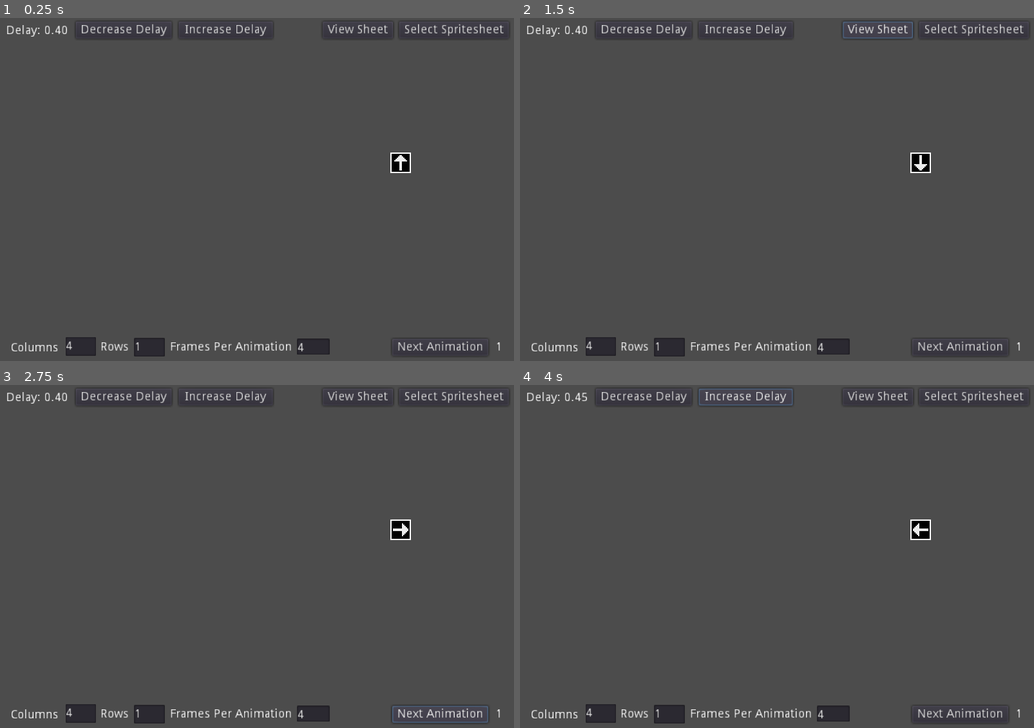
Above: before the commit, frames 1-4 (two rows, left to right).
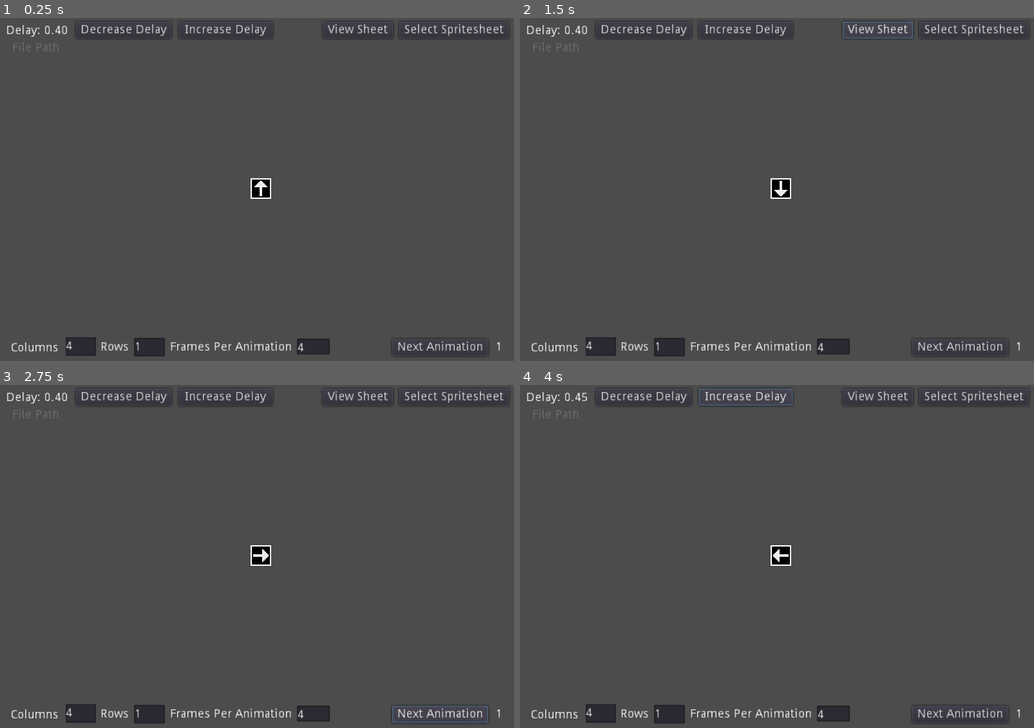
Above: after the commit, the same moments.

Repository: pixelartrpg/GodotTutorials
Game: Godot game, scene res://Spritesheet Animator.tscn
Same seed, same stepped clock (60 frames per second), same inputs: the game is played once before the commit and once after it.
Inputs:
- Up to frame 1 (0.25 s): no input
- Up to frame 2 (1.5 s): click "View Sheet" at 0.5 s; click "Hide Sheet" at 1.25 s
- Up to frame 3 (2.75 s): click "Next Animation" at 2 s
- Up to frame 4 (4 s): click "Next Animation" at 2.75 s; click "Increase Delay" at 3.5 s

The runs differ from the first frame. In frame 1, 0.5% of the frame differs, in the area x 2-80%, y 7-53%; in frame 2, 0.5%; in frame 3, 0.5%; in frame 4, 0.5%.

Commit message:
Changes!

Diff:
--- a/Spritesheet Animator/Spritesheet Animator.gd
+++ b/Spritesheet Animator/Spritesheet Animator.gd
@@ -48,7 +48,7 @@
 	texture.create_from_image(image, 0)
 	$Sprite.texture = texture
 	$Preview.texture = texture
-
+	$FileName.text = $FileDialog.current_file
 
 func _physics_process(delta):
 	if selected:
@@ -106,18 +106,20 @@
 
 func _on_PreviewArea_input_event(viewport, event, shape_idx):
 	if Input.is_action_just_pressed("rightclick"):
-		$Preview.scale.x += 1
-		$Preview.scale.y += 1
+		$Preview.scale.x += 0.5
+		$Preview.scale.y += 0.5
 		#print($Sprite.scale.x);
 		if($Preview.scale.x >= 4):
-			$Preview.scale.x = 1
-			$Preview.scale.y = 1
+			$Preview.scale.x = .5
+			$Preview.scale.y = .5
 
 
 func _on_Button3_pressed():
 	if $Button3.text == "View Sheet":
 		$Button3.text = "Hide Sheet"
+		$Sprite.visible = false
 		$Preview.visible = true
 	else:
 		$Button3.text = "View Sheet"
 		$Preview.visible = false
+		$Sprite.visible = true
--- a/Spritesheet Animator/Spritesheet Animator.tscn
+++ b/Spritesheet Animator/Spritesheet Animator.tscn
@@ -13,7 +13,7 @@
 script = ExtResource( 2 )
 
 [node name="Sprite" type="Sprite" parent="."]
-position = Vector2( 468, 169 )
+position = Vector2( 305, 199 )
 scale = Vector2( 1.5, 1.5 )
 texture = ExtResource( 1 )
 hframes = 4
@@ -147,6 +147,14 @@
 margin_bottom = 24.0
 text = "View Sheet"
 
+[node name="FileName" type="Label" parent="."]
+modulate = Color( 1, 1, 1, 0.211765 )
+margin_left = 15.0
+margin_top = 28.0
+margin_right = 591.0
+margin_bottom = 42.0
+text = "File Path"
+
 [connection signal="input_event" from="Sprite/Area2D" to="." method="_on_Area2D_input_event"]
 [connection signal="timeout" from="AnimationTimer" to="." method="_on_AnimationTimer_timeout"]
 [connection signal="pressed" from="IncreaseAnimationSpeed" to="." method="_on_IncreaseAnimationSpeed_pressed"]
